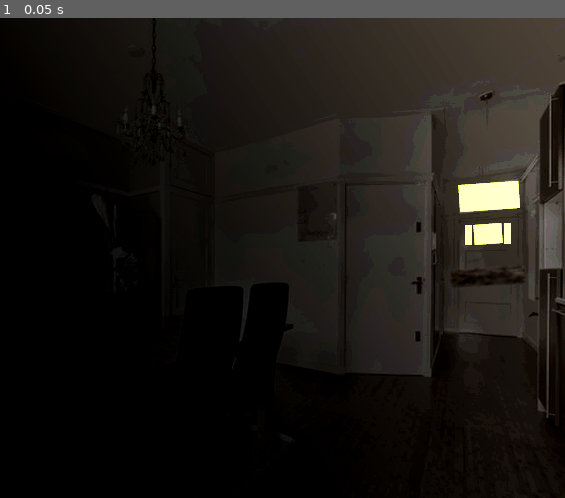
Above: before the commit, frame 1.
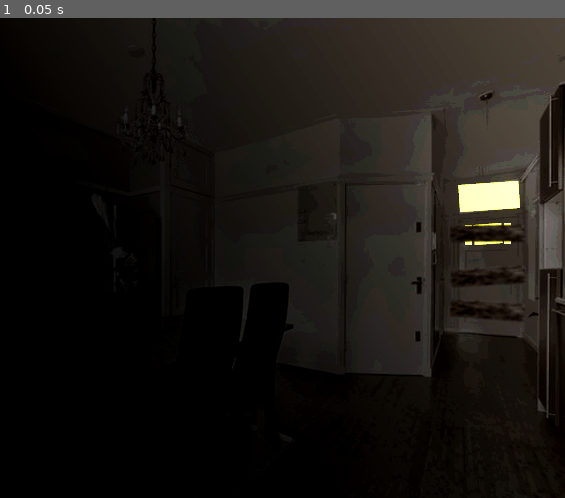
Above: after the commit, the same moment.

Repository: FlamingHerb/obsessed
Game: Godot game, scene res://scenes/areas/living_room.tscn
Same seed, same stepped clock (60 frames per second), same inputs: the game is played once before the commit and once after it. This scene is started directly instead of the project's main scene.
Inputs:
- Up to frame 1 (0.05 s): no input

The runs differ from the first frame. In frame 1, 0.7% of the frame differs, in the area x 79-93%, y 42-64%.

Commit message:
feat(map): when going to another map, disable other interactables

Diff:
--- a/resources/events/living_room/board_planks_down.tres
+++ b/resources/events/living_room/board_planks_down.tres
@@ -16,6 +16,7 @@
 script = ExtResource("3_1rt2g")
 switch_triggers = Array[int]([0])
 self_switch_triggers = Array[String](["BoardDown"])
+offset_issued = Vector2(0, 55)
 graphic = "Sprite"
 commands = Array[ExtResource("1_exmc5")]([SubResource("Resource_3epv6")])
 metadata/_custom_type_script = "uid://bdpj5h4j8eq0h"
--- /dev/null
+++ b/resources/events/living_room/front_door.tres
@@ -0,0 +1,18 @@
+[gd_resource type="Resource" script_class="EventPage" format=3 uid="uid://duaox8gtabyfc"]
+
+[ext_resource type="Script" uid="uid://biefknbxbqcq2" path="res://resources/commands/command_template.gd" id="1_5y5p6"]
+[ext_resource type="Script" uid="uid://dg2l4x6x7w44q" path="res://resources/commands/command_message.gd" id="2_7ug02"]
+[ext_resource type="Script" uid="uid://bdpj5h4j8eq0h" path="res://resources/events/event_page.gd" id="2_kal15"]
+[ext_resource type="Script" uid="uid://b27o0fm3tbj61" path="res://resources/conditions/variable_condition.gd" id="3_7ug02"]
+
+[sub_resource type="Resource" id="Resource_iad2b"]
+script = ExtResource("2_7ug02")
+window_text = "I have to find a way to get out of here..."
+seconds = 2.0
+metadata/_custom_type_script = "uid://dg2l4x6x7w44q"
+
+[resource]
+resource_name = "Front Door"
+script = ExtResource("2_kal15")
+commands = Array[ExtResource("1_5y5p6")]([SubResource("Resource_iad2b")])
+metadata/_custom_type_script = "uid://bdpj5h4j8eq0h"
--- /dev/null
+++ b/resources/events/living_room/front_door_escape.tres
@@ -0,0 +1,16 @@
+[gd_resource type="Resource" script_class="EventPage" format=3 uid="uid://d17gyxeaphnva"]
+
+[ext_resource type="Script" uid="uid://biefknbxbqcq2" path="res://resources/commands/command_template.gd" id="1_l1nid"]
+[ext_resource type="Script" uid="uid://bdpj5h4j8eq0h" path="res://resources/events/event_page.gd" id="2_2jdmj"]
+[ext_resource type="Script" uid="uid://b27o0fm3tbj61" path="res://resources/conditions/variable_condition.gd" id="3_ubebp"]
+
+[sub_resource type="Resource" id="Resource_pnkdc"]
+script = ExtResource("3_ubebp")
+value = 3
+metadata/_custom_type_script = "uid://b27o0fm3tbj61"
+
+[resource]
+resource_name = "Front Door Escape"
+script = ExtResource("2_2jdmj")
+variable_triggers = Array[ExtResource("3_ubebp")]([SubResource("Resource_pnkdc")])
+metadata/_custom_type_script = "uid://bdpj5h4j8eq0h"
--- a/scenes/areas/living_room.tscn
+++ b/scenes/areas/living_room.tscn
@@ -8,9 +8,14 @@
 [ext_resource type="Script" uid="uid://bdpj5h4j8eq0h" path="res://resources/events/event_page.gd" id="4_sva3m"]
 [ext_resource type="Resource" uid="uid://bry6br7jom0f0" path="res://resources/events/area_transfer/to_hall.tres" id="5_pfpmf"]
 [ext_resource type="Resource" uid="uid://dufrdpxh73qdy" path="res://resources/events/area_transfer/to_kitchen.tres" id="6_sva3m"]
+[ext_resource type="Resource" uid="uid://duaox8gtabyfc" path="res://resources/events/living_room/front_door.tres" id="8_7cp4x"]
 [ext_resource type="Resource" uid="uid://dx06opxqxx1md" path="res://resources/events/living_room/board_planks.tres" id="8_hgep1"]
+[ext_resource type="Resource" uid="uid://d17gyxeaphnva" path="res://resources/events/living_room/front_door_escape.tres" id="9_0egjx"]
 [ext_resource type="Resource" uid="uid://dlwob5v4g1i2y" path="res://resources/events/living_room/board_planks_interactable.tres" id="9_7s5uc"]
 [ext_resource type="Resource" uid="uid://dw6omwgrg6leb" path="res://resources/events/living_room/board_planks_down.tres" id="10_7s5uc"]
+[ext_resource type="Script" uid="uid://biefknbxbqcq2" path="res://resources/commands/command_template.gd" id="12_ee4yb"]
+[ext_resource type="Script" uid="uid://dg2l4x6x7w44q" path="res://resources/commands/command_message.gd" id="13_7cp4x"]
+[ext_resource type="Script" uid="uid://b27o0fm3tbj61" path="res://resources/conditions/variable_condition.gd" id="14_0egjx"]
 
 [sub_resource type="Gradient" id="Gradient_pfpmf"]
 offsets = PackedFloat32Array(0)
@@ -30,6 +35,32 @@
 height = 480
 fill_from = Vector2(0, 0.5)
 metadata/_snap_enabled = true
+
+[sub_resource type="Resource" id="Resource_3epv6"]
+script = ExtResource("13_7cp4x")
+window_text = "Just a few more planks..."
+seconds = 2.0
+metadata/_custom_type_script = "uid://dg2l4x6x7w44q"
+
+[sub_resource type="Resource" id="Resource_b1qt6"]
+resource_name = "Board Planks Down"
+script = ExtResource("4_sva3m")
+switch_triggers = Array[int]([0])
+self_switch_triggers = Array[String](["BoardDown"])
+offset_issued = Vector2(0, 96)
+graphic = "Sprite"
+commands = Array[ExtResource("12_ee4yb")]([SubResource("Resource_3epv6")])
+metadata/_custom_type_script = "uid://bdpj5h4j8eq0h"
+
+[sub_resource type="Resource" id="Resource_ee4yb"]
+resource_name = "Board Planks Down"
+script = ExtResource("4_sva3m")
+switch_triggers = Array[int]([0])
+self_switch_triggers = Array[String](["BoardDown"])
+offset_issued = Vector2(0, 21)
+graphic = "Sprite"
+commands = Array[ExtResource("12_ee4yb")]([SubResource("Resource_3epv6")])
+metadata/_custom_type_script = "uid://bdpj5h4j8eq0h"
 
 [node name="LivingRoom" type="Node2D" unique_id=478466405]
 script = ExtResource("1_23wmd")
@@ -68,7 +99,15 @@
 [node name="CollisionPolygon2D" type="CollisionPolygon2D" parent="ToKitchen" unique_id=843016154]
 polygon = PackedVector2Array(420, 167, 501, 166, 501, 359, 420, 357)
 
+[node name="FrontDoor" parent="." unique_id=1333136319 instance=ExtResource("3_ms3w4")]
+event_page_list = Array[ExtResource("4_sva3m")]([ExtResource("8_7cp4x"), ExtResource("9_0egjx")])
+
+[node name="CollisionPolygon2D" type="CollisionPolygon2D" parent="FrontDoor" unique_id=1897580535]
+polygon = PackedVector2Array(531, 199, 531, 313, 592, 318, 594, 197)
+
 [node name="Plank" parent="." unique_id=1357573954 instance=ExtResource("3_ms3w4")]
+collision_priority = 4.0
+priority = 4
 event_page_list = Array[ExtResource("4_sva3m")]([ExtResource("8_hgep1"), ExtResource("9_7s5uc"), ExtResource("10_7s5uc")])
 
 [node name="Sprite" type="Sprite2D" parent="Plank" unique_id=765492802]
@@ -79,3 +118,35 @@
 
 [node name="CollisionPolygon2D" type="CollisionPolygon2D" parent="Plank" unique_id=1600126869]
 polygon = PackedVector2Array(526, 253, 527, 268, 600, 264, 600, 247)
+
+[node name="Plank2" parent="." unique_id=2136442005 instance=ExtResource("3_ms3w4")]
+position = Vector2(15, -75)
+rotation = 0.05783206
+collision_priority = 4.0
+priority = 4
+event_page_list = Array[ExtResource("4_sva3m")]([ExtResource("8_hgep1"), ExtResource("9_7s5uc"), SubResource("Resource_b1qt6")])
+
+[node name="Sprite" type="Sprite2D" parent="Plank2" unique_id=1658879888]
+modulate = Color(0.2627451, 0.2627451, 0.2627451, 1)
+position = Vector2(563, 259)
+rotation = -0.1449411
+texture = ExtResource("3_pfpmf")
+
+[node name="CollisionPolygon2D" type="CollisionPolygon2D" parent="Plank2" unique_id=271345769]
+polygon = PackedVector2Array(526, 253, 527, 268, 600, 264, 600, 247)
+
+[node name="Plank3" parent="." unique_id=592080237 instance=ExtResource("3_ms3w4")]
+position = Vector2(40, -40.999996)
+rotation = 0.13766517
+collision_priority = 4.0
+priority = 4
+event_page_list = Array[ExtResource("4_sva3m")]([ExtResource("8_hgep1"), ExtResource("9_7s5uc"), SubResource("Resource_ee4yb")])
+
+[node name="Sprite" type="Sprite2D" parent="Plank3" unique_id=1194591502]
+modulate = Color(0.2627451, 0.2627451, 0.2627451, 1)
+position = Vector2(563, 259)
+rotation = -0.1449411
+texture = ExtResource("3_pfpmf")
+
+[node name="CollisionPolygon2D" type="CollisionPolygon2D" parent="Plank3" unique_id=1423527773]
+polygon = PackedVector2Array(526, 253, 527, 268, 600, 264, 600, 247)
--- a/scripts/main_game_frame.gd
+++ b/scripts/main_game_frame.gd
@@ -67,7 +67,6 @@
 	for map_event_base: MapEventBase in current_scene.find_children("*", "MapEventBase"):
 		map_event_base.input_pickable = false
 
-
 	await _fade_out_from_scene(current_scene)
 
 	print("Previous Scene: ", current_area_name)
@@ -77,6 +76,10 @@
 	# Add child...
 	game_layer.add_child(current_scene)
 
+	print("DEBUG: Deactivating Map Event Base")
+	for map_event_base: MapEventBase in current_scene.find_children("*", "MapEventBase"):
+		map_event_base.input_pickable = false
+
 	# Before naming it...!
 	current_area_name = current_scene.name
 	#current_scene.name = "GameArea"
@@ -85,7 +88,12 @@
 	# New scene must always be the second one.
 	game_layer.move_child(current_scene, 1)
 
-	_fade_in_to_scene(current_scene)
+	await _fade_in_to_scene(current_scene)
+
+	print("DEBUG: Activating Map Event Base")
+	for map_event_base: MapEventBase in current_scene.find_children("*", "MapEventBase"):
+		map_event_base.input_pickable = true
+
 	Events.area_change_completed.emit()
 
 #endregion
--- a/scripts/map/map_event_base.gd
+++ b/scripts/map/map_event_base.gd
@@ -63,6 +63,10 @@
 	for i in range(event_page_list.size() - 1, -1, -1):
 		var event_page: EventPage = event_page_list[i]
 		if _meets_conditions(event_page):
+			# Once conditions are met, also change visibility of some things.
+			visible = not event_page.transparent
+			position += event_page.offset_issued
+
 			current_page = event_page
 			break
 
